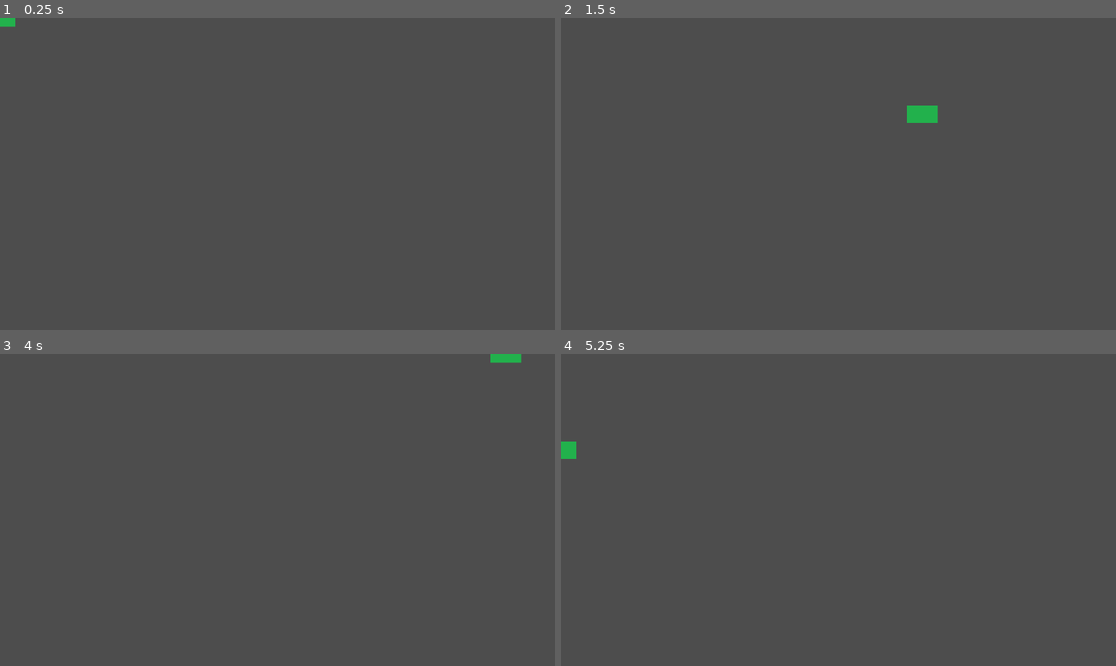
Above: before the commit, frames 1-4 (two rows, left to right).
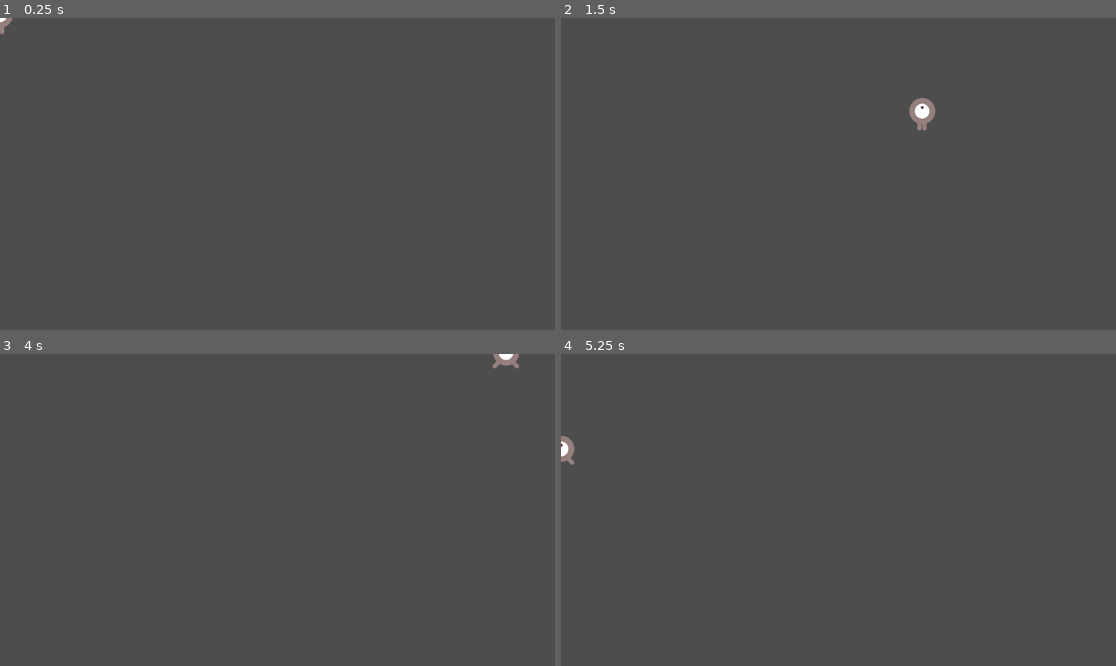
Above: after the commit, the same moments.

Repository: JosephVentrella/ascend
Game: Godot game, scene res://scenes/main.tscn
The game is run twice, just before and just after one commit, with the same random seed, the same clock (stepped at 60 frames per second) and the same inputs.
Inputs:
- Up to frame 1 (0.25 s): no input
- Up to frame 2 (1.5 s): tap Enter (ui_accept) at 0.5, 0.77 s; hold Right (ui_right) 0.53-1.28 s; hold Down (ui_down) from 1.28 s (still down)
- Up to frame 3 (4 s): tap Enter (ui_accept) at 1.52, 2.75, 3.02, 3.5, 3.77 s; release Down (ui_down) at 2.03 s; hold Right (ui_right) 2.03-2.78 s; hold Up (ui_up) 2.78-3.53 s; hold Left (ui_left) from 3.53 s (still down)
- Up to frame 4 (5.25 s): tap Enter (ui_accept) at 4.52 s; release Left (ui_left) at 5.03 s; hold Down (ui_down) from 5.03 s (still down)

The runs differ from the first frame. In frame 1, 0.1% of the frame differs, in the area x 0-3%, y 0-6%; in frame 2, 0.4%, in the area x 62-68%, y 25-37%; in frame 3, 0.2%; in frame 4, 0.2%.

Commit message:
Update player scene and script Update player to have a real character model with a walk animation and add some simple movement and shooting behavior as well as simple unit collision on the player

Diff:
--- a/scenes/player.tscn
+++ b/scenes/player.tscn
@@ -1,18 +1,49 @@
-[gd_scene load_steps=5 format=3 uid="uid://6mr2mk6cgfh4"]
+[gd_scene load_steps=9 format=3 uid="uid://6mr2mk6cgfh4"]
 
 [ext_resource type="Script" uid="uid://d1mjwh6hywnxq" path="res://scripts/player.gd" id="1_3vyb7"]
-[ext_resource type="Texture2D" uid="uid://b4lkyu3rlsmm6" path="res://assets/square_player.png" id="2_g2els"]
 [ext_resource type="PackedScene" uid="uid://djhiu7681chia" path="res://scenes/bullet.tscn" id="2_qhqgy"]
+[ext_resource type="Texture2D" uid="uid://bvjjgbbb28rli" path="res://art/playerGrey_up1.png" id="3_tuyoq"]
+[ext_resource type="Texture2D" uid="uid://bov4o04gwmhy8" path="res://art/playerGrey_up2.png" id="4_fjrip"]
+[ext_resource type="Texture2D" uid="uid://cwcw6ephmypt" path="res://art/playerGrey_walk1.png" id="5_smehm"]
+[ext_resource type="Texture2D" uid="uid://b5drbo61c18of" path="res://art/playerGrey_walk2.png" id="6_ur7pv"]
 
-[sub_resource type="RectangleShape2D" id="RectangleShape2D_g2els"]
-size = Vector2(1, 1)
+[sub_resource type="SpriteFrames" id="SpriteFrames_y4r1p"]
+animations = [{
+"frames": [{
+"duration": 1.0,
+"texture": ExtResource("3_tuyoq")
+}, {
+"duration": 1.0,
+"texture": ExtResource("4_fjrip")
+}],
+"loop": true,
+"name": &"up",
+"speed": 5.0
+}, {
+"frames": [{
+"duration": 1.0,
+"texture": ExtResource("5_smehm")
+}, {
+"duration": 1.0,
+"texture": ExtResource("6_ur7pv")
+}],
+"loop": true,
+"name": &"walk",
+"speed": 5.0
+}]
+
+[sub_resource type="CapsuleShape2D" id="CapsuleShape2D_d2wvv"]
+radius = 27.0
+height = 68.0
 
 [node name="Player" type="CharacterBody2D"]
 script = ExtResource("1_3vyb7")
 bullet_scene = ExtResource("2_qhqgy")
 
-[node name="Sprite2D" type="Sprite2D" parent="."]
-texture = ExtResource("2_g2els")
+[node name="Sprite2D" type="AnimatedSprite2D" parent="."]
+scale = Vector2(0.5, 0.5)
+sprite_frames = SubResource("SpriteFrames_y4r1p")
+animation = &"up"
 
 [node name="CollisionShape2D" type="CollisionShape2D" parent="."]
-shape = SubResource("RectangleShape2D_g2els")
+shape = SubResource("CapsuleShape2D_d2wvv")
--- a/scripts/player.gd
+++ b/scripts/player.gd
@@ -3,15 +3,23 @@
 @export var speed: float = 1000.0
 @export var bullet_scene: PackedScene
 @export var fire_rate: float = 0.15
+var screen_size # Size of the game window.
 var fire_timer: float = 0.0
+
 func _ready():
 	print("Player script loaded")
+	screen_size = get_viewport_rect().size
+
 func _physics_process(_delta):
 	var input_dir = Vector2.ZERO
 	input_dir.x = Input.get_axis("ui_left", "ui_right")
 	input_dir.y = Input.get_axis("ui_up", "ui_down")
 
 	velocity = input_dir.normalized() * speed
+	if velocity.length() > 0:
+		$Sprite2D.play()
+	else:
+		$Sprite2D.stop()
 
 	move_and_slide()
 
